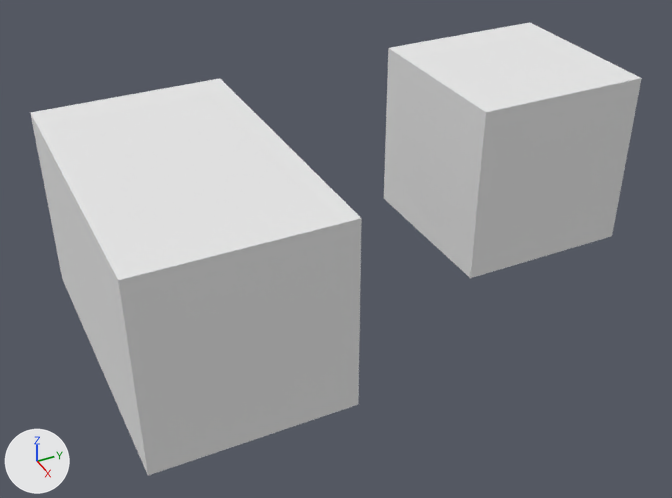
The Blender file 3DEngine/res/scenes/scene.blend as it was, and as the next commit left it.
One viewpoint serves both versions: a camera (50 mm lens) standing at (8.01, -6.13, 4.86) and looking at (0.68, -2.5, -0.37). Every picture has the same lights, and +X, +Y and +Z are marked at lower left.
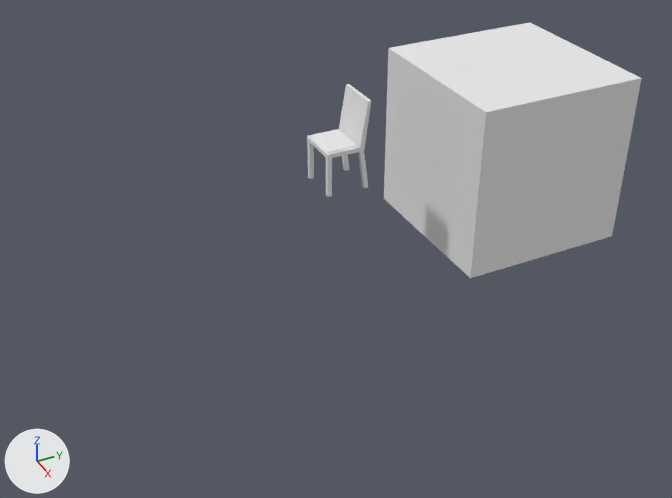
The newer file is also turned or shifted as a whole; pictures and numbers use the older file's frame.

Changed parts and their boxes [x1, y1, x2, y2] in the pictures (672 x 498 px):
'Cube2', deleted
    before: [31, 78, 362, 476]
'Chair', added
    after: [307, 84, 371, 197]
'ChairPillow', added
    after: [309, 129, 359, 154]

Diff of the bpy script that builds the scene:
```diff
--- a/3DEngine/res/scenes/scene.blend.py
+++ b/3DEngine/res/scenes/scene.blend.py
@@ mat_chaircushion_002 @@
+mat_chaircushion_002 = diffuse_material('ChairCushion.002')
+mat_chaircushion_002.base_color = (0.8, 0.8, 0.8)  # white #e7e7e7
@@ me_chairpillow_002 @@
+me_chairpillow_002.from_pydata(...)  # 20 vertices, 18 faces; spans x -0.262..0.2, y 0.011..0.377, z -0.367..-0.339
+me_chairpillow_002.materials.append(mat_chaircushion_002)  # its picture is missing
@@ me_chair_002 @@
+me_chair_002.from_pydata(...)  # 44 vertices, 33 faces; spans x -0.25..0.25, y -0.25..0.25, z 0.0..1.0
+me_chair_002.materials.append(mat_material_001)  # white #e7e7e7
@@ ob_cube2 @@
-ob_cube2 = bpy.data.objects.new('Cube2', me_cube2)
-ob_cube2.location = (0.0, -4.07, 0.0)
@@ ob_chairpillow @@
+ob_chairpillow = bpy.data.objects.new('ChairPillow', me_chairpillow_002)
+ob_chairpillow.location = (0.03, -2.39, 0.86)
@@ ob_chair @@
+ob_chair = bpy.data.objects.new('Chair', me_chair_002)
+ob_chair.location = (0.0, -2.14, 0.0)
```
